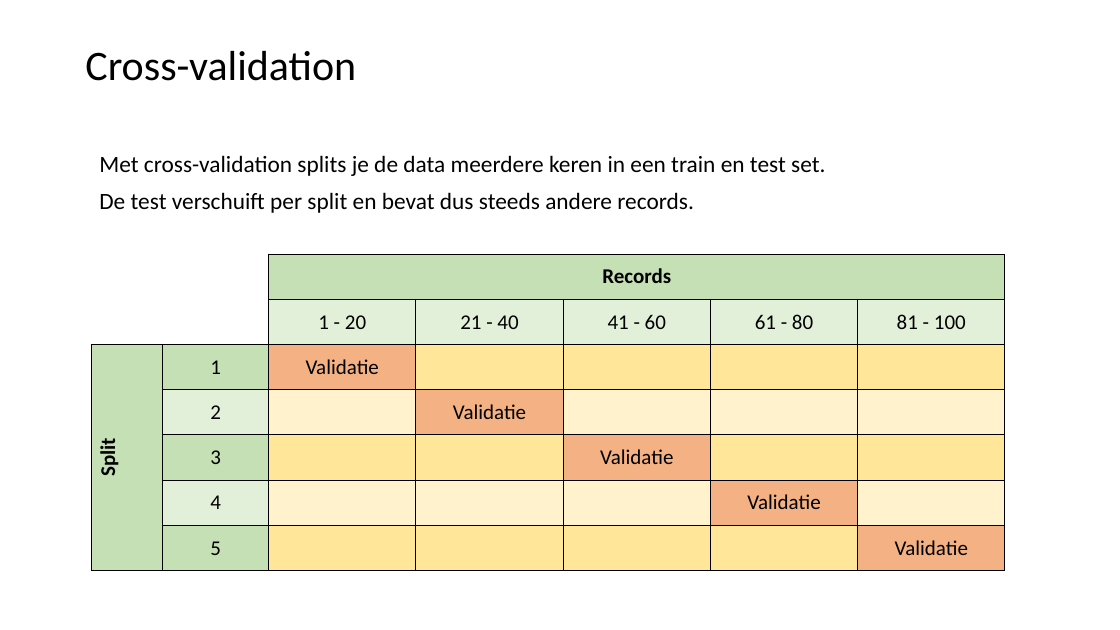
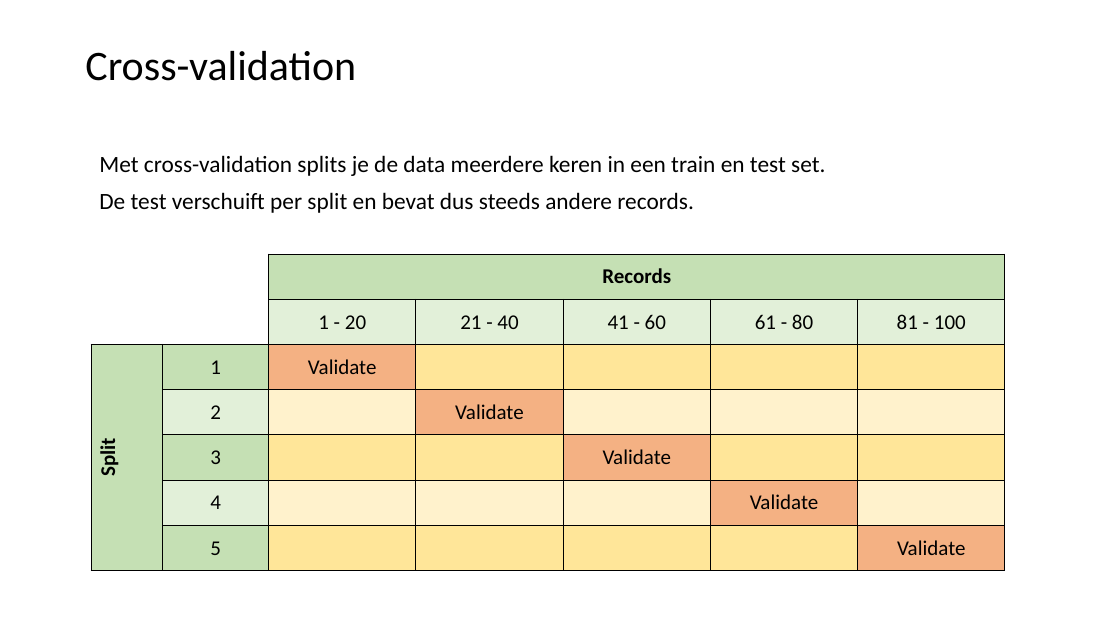
Before and after one commit to LFKoning/knowledge-sharing, a slide deck: slide 36 of python_course/4_scikit_learn/python_cursus_4.pptx (slide 32 before the commit). Drawn at 1120x630 pixels with LibreOffice and Linux fonts; fonts in the diff are those of the drawing. Boxes give left, top, right and bottom in pixels: in the first picture for what was removed or moved away, otherwise in the second. Text is boxed around its words. In the diff, an @@ line names an element or a change of style, - is before the commit and + after.

```diff
--- a/python_course/4_scikit_learn/python_cursus_4.pptx
+++ b/python_course/4_scikit_learn/python_cursus_4.pptx
@@ table at <box>91,254,1004,571</box> @@
-row 3, column 3: Validatie
+row 3, column 3: Validate
-row 4, column 4: Validatie
+row 4, column 4: Validate
-row 5, column 5: Validatie
+row 5, column 5: Validate
-row 6, column 6: Validatie
+row 6, column 6: Validate
-row 7, column 7: Validatie
+row 7, column 7: Validate
```
Also in this commit, not shown: 15 other slides changed, 5 slides added, 1 slide removed, 8 other files.
